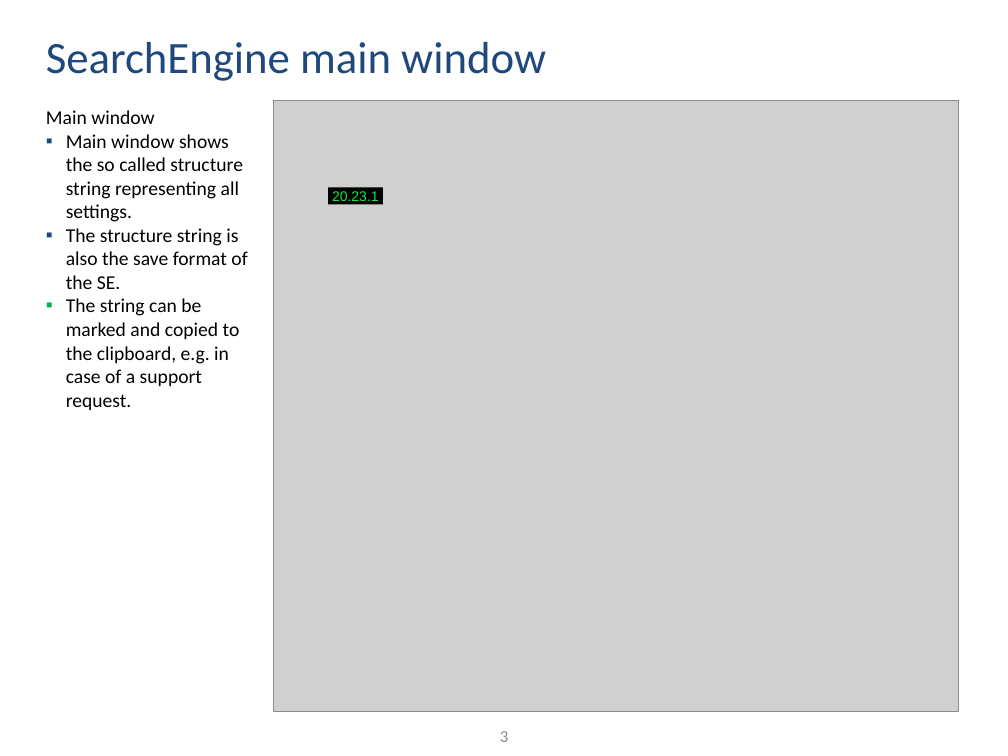
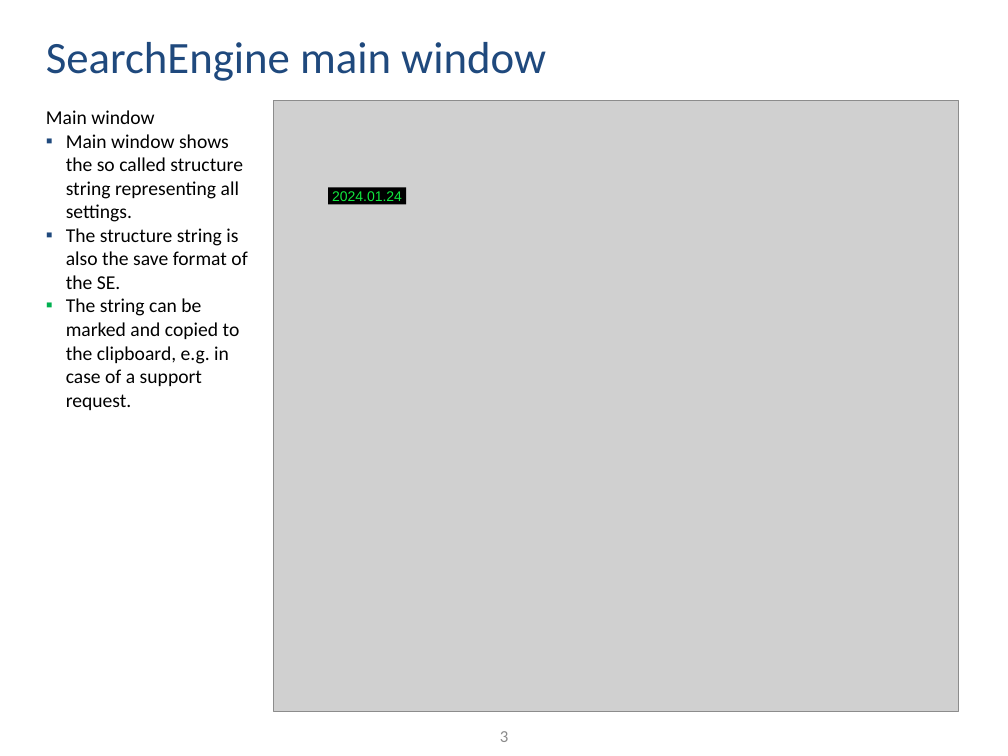
Before and after one commit to ThorstenDoherr/searchengine, a slide deck: slide 3 of doc/Manual.pptx. Drawn at 1008x756 pixels with LibreOffice and Linux fonts; fonts in the diff are those of the drawing; grey boxes stand for pictures. Boxes give left, top, right and bottom in pixels: in the first picture for what was removed or moved away, otherwise in the second. Text is boxed around its words. In the diff, an @@ line names an element or a change of style, - is before the commit and + after.

```diff
--- a/doc/Manual.pptx
+++ b/doc/Manual.pptx
@@ rectangle "2024.01.24": place and size @@
-rectangle "2024.01.24" at (329, 187, 383, 205)
+rectangle "2024.01.24" at (329, 187, 406, 205)
@@ text in rectangle at (332, 191, 402, 205): text changed @@
-20.23.1
+2024.01.24
```
Also in this commit, not shown: 9 other slides changed, 1 other file.
